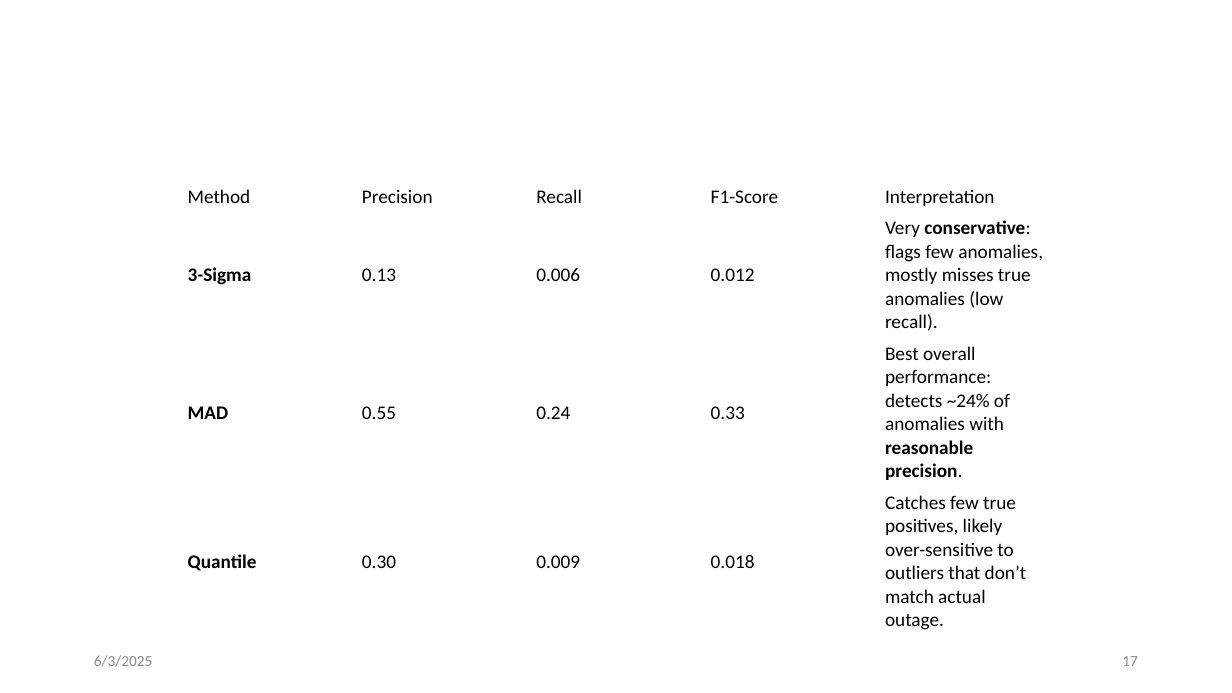
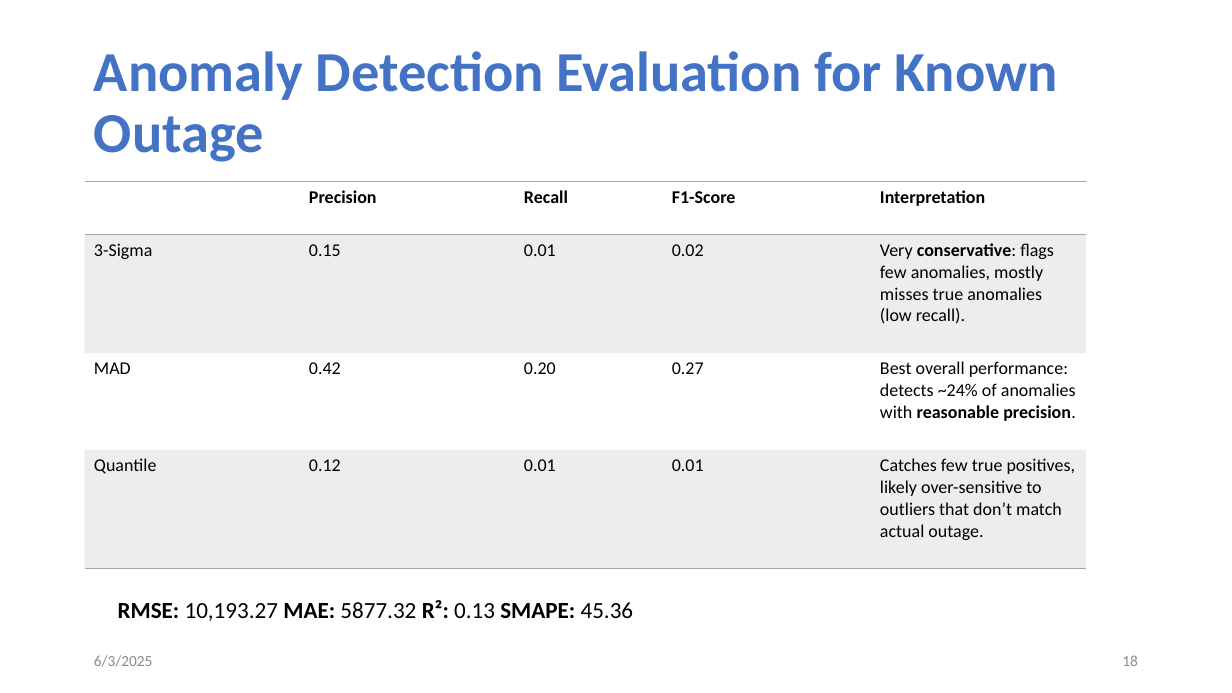
Before and after one commit to tanjilaahmed2/cesnet-anomaly-detection, a slide deck: slide 18 of LBNL Panel Interview_Tanjila.pptm (slide 17 before the commit). Drawn at 1232x693 pixels with LibreOffice and Linux fonts; fonts in the diff are those of the drawing. Boxes give left, top, right and bottom in pixels: in the first picture for what was removed or moved away, otherwise in the second. Text is boxed around its words. In the diff, an @@ line names an element or a change of style, - is before the commit and + after.

```diff
--- a/LBNL Panel Interview_Tanjila.pptm
+++ b/LBNL Panel Interview_Tanjila.pptm
@@ title added at box(94, 51, 1058, 162), 44 pt, text #4472C4, bold @@
+Anomaly Detection Evaluation for Known Outage
@@ table at box(85, 182, 1087, 564) @@
-row 1, column 1: Method
+row 1, column 1: 
-row 2: 3-Sigma | 0.13 | 0.006 | 0.012 | Very conservative: flags few anomalies, mostly misses true anomalies (low recall).
+row 2: 3-Sigma | 0.15 | 0.01 | 0.02 | Very conservative: flags few anomalies, mostly misses true anomalies (low recall).
-row 3: MAD | 0.55 | 0.24 | 0.33 | Best overall performance: detects ~24% of anomalies with reasonable precision.
+row 3: MAD | 0.42 | 0.20 | 0.27 | Best overall performance: detects ~24% of anomalies with reasonable precision.
-row 4: Quantile | 0.30 | 0.009 | 0.018 | Catches few true positives, likely over-sensitive to outliers that don’t match actual outage.
+row 4: Quantile | 0.12 | 0.01 | 0.01 | Catches few true positives, likely over-sensitive to outliers that don’t match actual outage.
@@ fill none to #A5A5A5 at 20% opacity in 10 cells @@
@@ size 15 to 14 pt in "Precision", "Recall", "F1-Score", "Interpretation" and 6 more places @@
@@ bold on in "Precision", "Recall", "F1-Score", "Interpretation" @@
@@ bold off in "3-Sigma", "MAD", "Quantile" @@
@@ borders changed @@
@@ table: place and size @@
-table at box(180, 181, 1054, 634)
+table at box(85, 182, 1087, 564)
@@ text added at box(118, 600, 634, 621), 18 pt, text #000000 @@
+RMSE: 10,193.27 MAE: 5877.32 R²: 0.13 SMAPE: 45.36
@@ page number at box(1122, 655, 1138, 666): text changed @@
-17
+18
```
Also in this commit, not shown: 2 other slides changed, 1 slide added.
